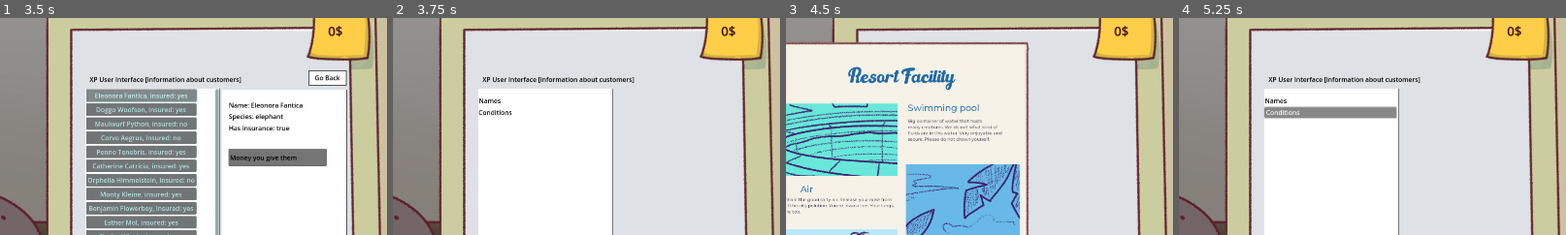
Above: before the commit, frames 1-4 (left to right).
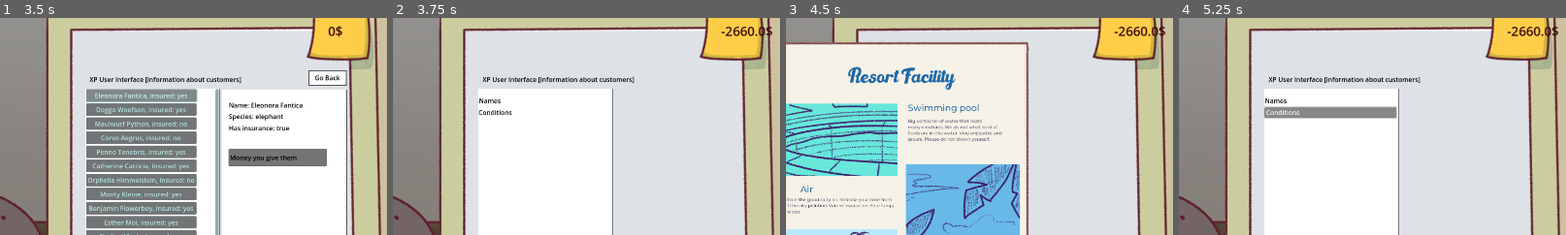
Above: after the commit, the same moments.

Repository: AgonGuri/vacation_please
Game: Godot game, scene res://scenes/main_layout.tscn
Two runs of this game, one before a commit and one after it. Both use one fixed random seed, a clock stepped at 60 frames per second and the inputs below. This scene is started directly instead of the project's main scene.
Inputs (mouse positions are % of the whole screen's width and height, from its top left):
- Up to frame 1 (3.5 s): click "Document" at 0.5 s; click "Conditions" at 1.25 s; click "Names" at 2 s; click "Eleonora Fantica, insured: yes" at 2.75 s
- Up to frame 2 (3.75 s): click "Done" at 3.5 s
- Up to frame 3 (4.5 s): click (14, 82) at 4.25 s
- Up to frame 4 (5.25 s): click "Conditions" at 5 s
The pictures show only the part of the screen within x 48-97%, y 10-60%; the shares and areas given below are measured in that part.

Frame 1 is identical in both runs. In frame 2, 0.4% of the frame differs, in the area x 84-98%, y 3-9%; in frame 3, 0.4%; in frame 4, 0.4%.
Error in both runs: Attempt to call function 'instantiate' in base 'null instance' on a null instance. (res://scripts/main_layout.gd:11)

Commit message:
made reward calculation work

Diff:
--- a/scenes/main_layout.tscn
+++ b/scenes/main_layout.tscn
@@ -1,18 +1,18 @@
 [gd_scene load_steps=15 format=3 uid="uid://ll5qosfnpld3"]
 
-[ext_resource type="Texture2D" uid="uid://b7y85vdrbga1v" path="res://assets/animalsprites/mole.png" id="1_4lhwc"]
-[ext_resource type="Texture2D" uid="uid://by6ojocygd2dp" path="res://assets/layout/frony_layout.png" id="1_7rr3c"]
+[ext_resource type="Texture2D" uid="uid://b7y85vdrbga1v" path="res://Assets/animalsprites/mole.png" id="1_4lhwc"]
+[ext_resource type="Texture2D" uid="uid://by6ojocygd2dp" path="res://Assets/layout/frony_layout.png" id="1_7rr3c"]
 [ext_resource type="Script" uid="uid://bd4ibh4fabtci" path="res://scripts/main_layout.gd" id="1_cq4yi"]
-[ext_resource type="Texture2D" uid="uid://dglk6ld2wbfv1" path="res://assets/layout/bg_layout.jpg" id="2_l5l47"]
-[ext_resource type="Texture2D" uid="uid://co4verei2hgtj" path="res://assets/interactable/catalog_1.png" id="2_vjpme"]
-[ext_resource type="Texture2D" uid="uid://svr384p4hlgd" path="res://assets/interactable/catalog_2.png" id="3_4jnhx"]
-[ext_resource type="Texture2D" uid="uid://cemoejxtwyj6t" path="res://assets/interactable/catalog.png" id="4_4jnhx"]
+[ext_resource type="Texture2D" uid="uid://dglk6ld2wbfv1" path="res://Assets/layout/bg_layout.jpg" id="2_l5l47"]
+[ext_resource type="Texture2D" uid="uid://co4verei2hgtj" path="res://Assets/interactable/catalog_1.png" id="2_vjpme"]
+[ext_resource type="Texture2D" uid="uid://svr384p4hlgd" path="res://Assets/interactable/catalog_2.png" id="3_4jnhx"]
+[ext_resource type="Texture2D" uid="uid://cemoejxtwyj6t" path="res://Assets/interactable/catalog.png" id="4_4jnhx"]
 [ext_resource type="Script" uid="uid://bbqlr045k8se6" path="res://scripts/catalogue.gd" id="5_f6vs1"]
-[ext_resource type="PackedScene" uid="uid://drbjmsweeri05" path="res://scenes/currency.tscn" id="6_urhyu"]
+[ext_resource type="PackedScene" path="res://scenes/currency.tscn" id="6_urhyu"]
 [ext_resource type="PackedScene" uid="uid://boepidkh0v6vi" path="res://scenes/pc_ui.tscn" id="8_4m2lt"]
 
-[sub_resource type="Animation" id="Animation_urhyu"]
-resource_name = "customer_new"
+[sub_resource type="Animation" id="Animation_tnbgg"]
+length = 0.001
 tracks/0/type = "value"
 tracks/0/imported = false
 tracks/0/enabled = true
@@ -20,10 +20,10 @@
 tracks/0/interp = 1
 tracks/0/loop_wrap = true
 tracks/0/keys = {
-"times": PackedFloat32Array(0, 1),
-"transitions": PackedFloat32Array(1, 1),
+"times": PackedFloat32Array(0),
+"transitions": PackedFloat32Array(1),
 "update": 0,
-"values": [Vector2(552, 540), Vector2(960, 540)]
+"values": [Vector2(960, 540)]
 }
 tracks/1/type = "value"
 tracks/1/imported = false
@@ -32,10 +32,10 @@
 tracks/1/interp = 1
 tracks/1/loop_wrap = true
 tracks/1/keys = {
-"times": PackedFloat32Array(0, 1),
-"transitions": PackedFloat32Array(1, 1),
+"times": PackedFloat32Array(0),
+"transitions": PackedFloat32Array(1),
 "update": 0,
-"values": [Color(1, 1, 1, 0), Color(1, 1, 1, 1)]
+"values": [Color(1, 1, 1, 1)]
 }
 
 [sub_resource type="Animation" id="Animation_6flo5"]
@@ -65,8 +65,8 @@
 "values": [Color(1, 1, 1, 1), Color(1, 1, 1, 0)]
 }
 
-[sub_resource type="Animation" id="Animation_tnbgg"]
-length = 0.001
+[sub_resource type="Animation" id="Animation_urhyu"]
+resource_name = "customer_new"
 tracks/0/type = "value"
 tracks/0/imported = false
 tracks/0/enabled = true
@@ -74,10 +74,10 @@
 tracks/0/interp = 1
 tracks/0/loop_wrap = true
 tracks/0/keys = {
-"times": PackedFloat32Array(0),
-"transitions": PackedFloat32Array(1),
+"times": PackedFloat32Array(0, 1),
+"transitions": PackedFloat32Array(1, 1),
 "update": 0,
-"values": [Vector2(960, 540)]
+"values": [Vector2(552, 540), Vector2(960, 540)]
 }
 tracks/1/type = "value"
 tracks/1/imported = false
@@ -86,10 +86,10 @@
 tracks/1/interp = 1
 tracks/1/loop_wrap = true
 tracks/1/keys = {
-"times": PackedFloat32Array(0),
-"transitions": PackedFloat32Array(1),
+"times": PackedFloat32Array(0, 1),
+"transitions": PackedFloat32Array(1, 1),
 "update": 0,
-"values": [Color(1, 1, 1, 1)]
+"values": [Color(1, 1, 1, 0), Color(1, 1, 1, 1)]
 }
 
 [sub_resource type="AnimationLibrary" id="AnimationLibrary_7l78i"]
@@ -143,3 +143,5 @@
 libraries = {
 &"": SubResource("AnimationLibrary_7l78i")
 }
+
+[connection signal="money_sent" from="MainUI" to="." method="_on_main_ui_money_sent"]
--- a/scripts/main_layout.gd
+++ b/scripts/main_layout.gd
@@ -30,3 +30,38 @@
 	#turn off the catalogue if it is open
 	if catalogue.openCatalogue.visible == true && event.is_pressed():
 		catalogue.closeCanvas()
+
+		# calculation outcomes
+var COMMISSION_PERCENTAGE = 0.15
+var BONUS_PERCENTAGE = 0.4
+var COURT_COST = 2000
+
+func commission(money):
+	return money * COMMISSION_PERCENTAGE
+
+func bonus(money):
+	return money * BONUS_PERCENTAGE
+
+func _on_main_ui_money_sent(customer: CustomerResource, amount: float) -> void:
+	print("got into the signal at least")
+	if customer.is_lying: #if hes lying
+		if randf() < .5:	#50% chance of max payout being 0 meaning lie gets out
+			if amount > 0 :
+				Global.currency -= amount
+				print("boss: you pay for that liar!")
+			else:print("we aint giving money to liars!")
+		else: print("*that lie didt get out, you got lucky*")
+	if amount == customer.max_payout : #handeled customer well
+		Global.currency += commission(amount)
+		print("boss: customer well handeled, heres the commission")
+	if amount > customer.max_payout: #pay out of own pocket
+		Global.currency -= (amount - customer.max_payout)
+		print("boss: no commission for you and you are paying everything over the max payout!")
+	if amount < customer.max_payout: #get bonus since we save money
+		Global.currency += commission(amount) + bonus(customer.max_payout - amount)
+		print("boss: nice you saved us some money, here is a bonus for the good work!")
+		if amount < customer.price: #the less we give them the higher the chance of being sued
+			if randf() < (customer.max_payout - amount) / customer.max_payout:
+				#rest of what they could have gotten + court
+				print("you got sued and have to pay: ", (customer.max_payout - amount + COURT_COST))
+				Global.currency -= customer.max_payout - amount + COURT_COST
Not shown, changed: Assets/catalog-cover-standin-hover.jpg.import
Not shown, changed: Assets/catalog-cover-standin.jpg.import
Not shown, changed: Assets/catalogue_stand_in.jpg.import
Not shown, changed: assets/animalsprites/cat.png.import
Not shown, changed: assets/animalsprites/crow.png.import
Not shown, changed: assets/animalsprites/doh.png.import
Not shown, changed: assets/animalsprites/elephant.png.import
Not shown, changed: assets/animalsprites/millipede.png.import
Not shown, changed: assets/animalsprites/mole.png.import
Not shown, changed: assets/animalsprites/snake.png.import
Not shown, changed: assets/animalsprites/star.png.import
Not shown, changed: assets/animalsprites/worm.png.import
(and 5 more such lines)
